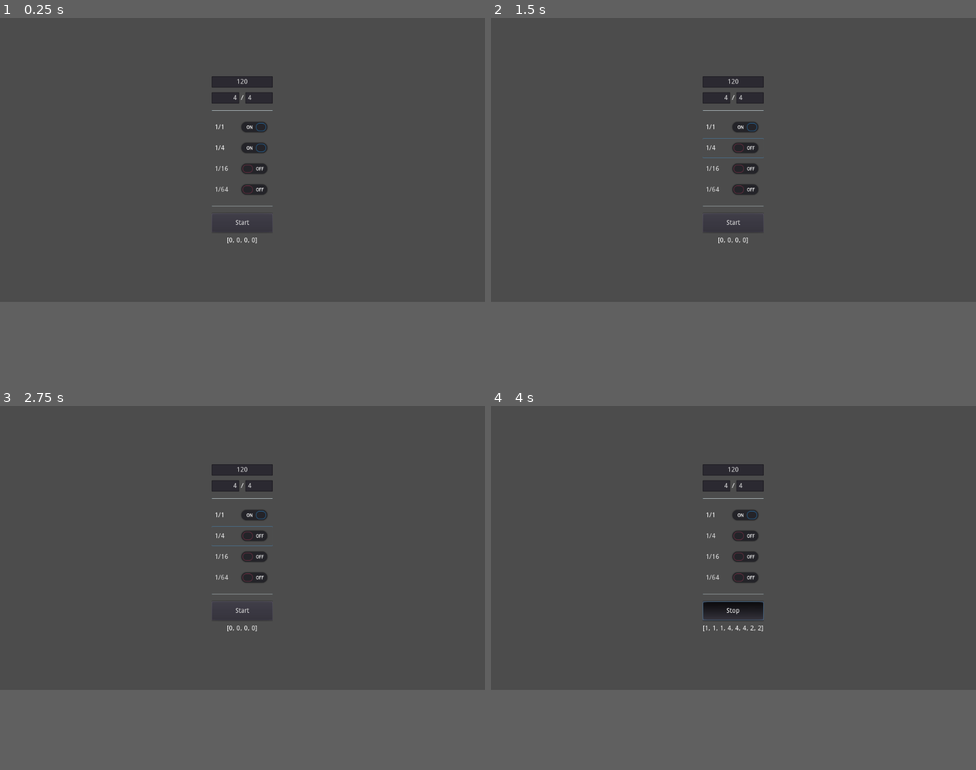
Above: before the commit, frames 1-4 (two rows, left to right).
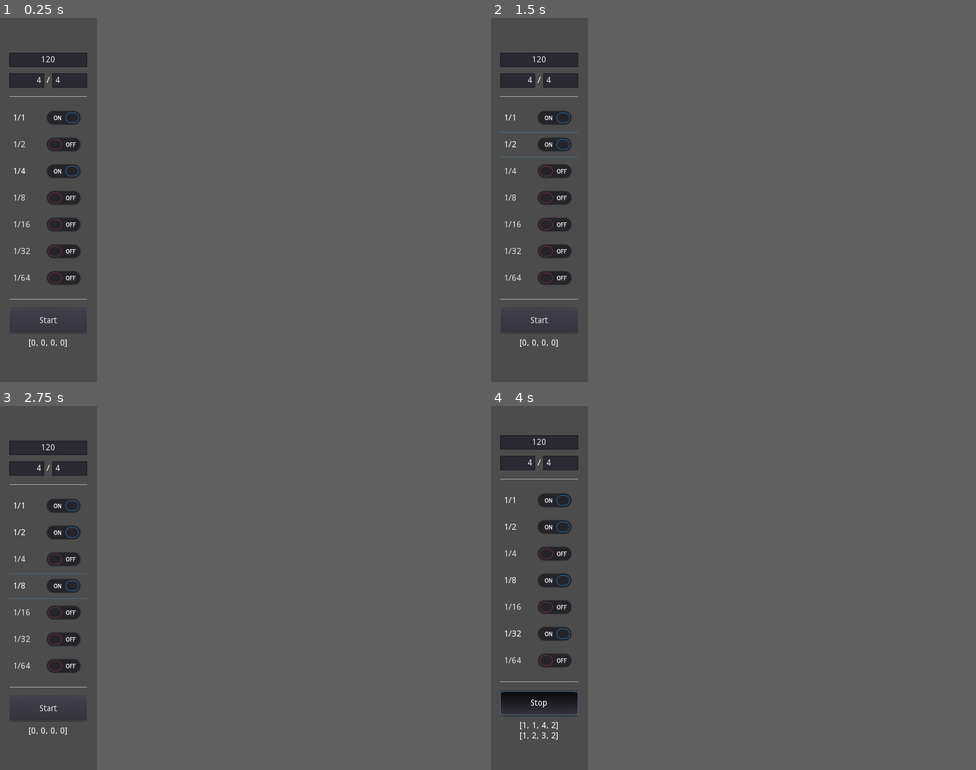
Above: after the commit, the same moments.

Repository: rezgi/Platform-Music
Game: Godot game, scene res://tempo/TimeData.tscn
Same seed, same stepped clock (60 frames per second), same inputs: the game is played once before the commit and once after it. The project has no main scene, so this scene is started directly.
Inputs (mouse positions are in pixels of both pictures, inside the frame that each line leads up to):
- Up to frame 1 (0.25 s): no input
- Up to frame 2 (1.5 s): click "1/4" at 0.5 s; click (733, 116) at 1.25 s, where only the run after the commit has a clickable "1/2"
- Up to frame 3 (2.75 s): click (242, 547) at 2 s, where only the run after the commit has a clickable "1/8"
- Up to frame 4 (4 s): click (733, 588) at 2.75 s, where only the run after the commit has a clickable "1/32"; click "Start" at 3.5 s
In our replay, the window is 800x468 before the commit and 160x600 after it. These sizes can differ from the game's own. Grey fills any space a smaller window leaves; there, only what the larger window draws over its background counts as a difference.

The runs differ from the first frame. In frame 1, 4.6% of the frame differs, in the area x 1-57%, y 9-91%; in frame 2, 4.7%; in frame 3, 4.7%; in frame 4, 6.3%, in the area x 1-57%, y 8-92%.

Commit message:
Secondary tempo working
- now with 1/2, 1/8, 1/32
- added metronome sound for them (UI & signals)
- tempo display now outputs primary & secondary array

Diff:
--- a/project.godot
+++ b/project.godot
@@ -25,6 +25,7 @@
 
 [display]
 
+window/size/width=160
 window/size/always_on_top=true
 
 [physics]
--- a/tempo/TimeData.gd
+++ b/tempo/TimeData.gd
@@ -5,28 +5,26 @@
 
 - Metronome tool
 - Custom BPM & time signature
-- Tempo subdivision up to 64 per measure
+- Tempo subdivision up to 128 per measure
 - Tempo format : [measure, quart, sixteenth, sixtyfourth] -> [1, 4, 4, 4]
 - Input fields : BPM / time signature / metronome clicks on subdivisions / tempo display
 - Methods : get & set tempo, tempo to time, time to tempo
 """
 
 # Tempo algorithm
-	# delta is too big, still figuring out
-	# count of signatures like 4/2 isn't working the right way, refactor tempo count
-	# better use of Metronome.time elements to trigger beats increment
-	# gone down to 128, test its use
-	# how to use 1/2, 1/8, 1/32, maybe will work with new data structure
+	# Make metronome adapt to FPS & BPM : if 1/128 < delta, test 1/64, if still smaller, use 1/16 counting
 	# have 2 tempo displays : [1, 1/4, 1/16, 1/64] & [1/2, 1/8, 1/32, 1/128]
+	# Make better counting code since lots of repetitions and conditions with regular parameters
 	# how to implement dotted time ? can add secondary tempo to primary : prim[1] + sec[1] : 1/4 + 1/8
 # Create a tempo <> time converter
 	# tempo to time needs to take into account signature, works only for 4/4 now
 # Cosmetic changes
 	# one field for time signature ?
+	# make field text all selected when click on it
 	# rename scene to 'Metronome' and give class_name & icon
 	# delete old tempo.tscn & its script
 # Code design
-	# Metronome dict is accessed globaly, pass it to funcs using it
+	# Metronome dict is accessed globaly, pass it to funcs using it maybe
 	# modulate script : signals / UI inputs / tempo. leave only main logic and exposed methods in here
 	# gather all buttons & text input signals and combine them into one signal, procedural
 	# a functional way to treat signals : central data that changes when a signal comes, loop to read from it
@@ -47,12 +45,16 @@
 
 var Metronome := {}
 var delta_accumulator := 0.0
+var thirty_two_counter := 1
 var possible_beats := [4, 2, 8, 16, 32, 64]
 var metronome_is_on := false
 
 var measure_sound_on := false
+var half_sound_on := false
 var quart_sound_on := false
+var eight_sound_on := false
 var sixteenth_sound_on := false
+var thirtysecond_sound_on := false
 var sixtyfourth_sound_on := false
 
 ##
@@ -69,7 +71,7 @@
 func _physics_process(_delta: float) -> void:
 	if metronome_is_on:
 		count_tempo()
-		label.text = str(tempo_to_array())
+		label.text = "%s\n%s" % [str(tempo_to_array("primary")), str(tempo_to_array("secondary"))]
 
 ##
 ## INPUT LOGIC
@@ -123,31 +125,27 @@
 	return d
 
 func count_tempo() -> void:
-
-	# setting the project FPS to 120 instead of 60 reduces delta, better precision
-	# add delay to delta_accumulator solves high BPM problem, max is 220 because of delta size
-	# when > 220BPM use 64th instead ? at 440 use 16th
 	# make better code to avoid repeating conditions and better flexibility
-	# still need to figure out 1/32, 1/8 and 1/2
-	# add buttons for missing clics
 
 	delta_accumulator += get_physics_process_delta_time()
 	var m = Metronome
 
 	if delta_accumulator >= m.time.hundredtwentyeight:
+
 		m.time.delay = delta_accumulator - m.time.hundredtwentyeight
-#		print("delay : ", m.time.delay)
 		delta_accumulator = 0.0 + m.time.delay
+
 		m.tempo.hundredtwentyeight += 1
-#		play_metronome(sixtyfourth_sound_on, 14, -14)
+		thirty_two_counter += 1
 
 		if m.tempo.hundredtwentyeight > 2:
 			m.tempo.sixtyfourth += 1
 			m.tempo.hundredtwentyeight = 1
 			play_metronome(sixtyfourth_sound_on, 12, -12)
-		if m.tempo.sixtyfourth > 2:
+		if thirty_two_counter > 4:
 			m.tempo.thirtysecond += 1
-#			play_metronome(sixtyfourth_sound_on, 10, -10)
+			thirty_two_counter = 1
+			play_metronome(thirtysecond_sound_on, 10, -10)
 		if m.tempo.sixtyfourth > 4:
 			m.tempo.sixteenth += 1
 			m.tempo.sixtyfourth = 1
@@ -155,7 +153,7 @@
 		if m.tempo.thirtysecond > 4:
 			m.tempo.eight += 1
 			m.tempo.thirtysecond = 1
-#			play_metronome(sixteenth_sound_on, 6, -6)
+			play_metronome(eight_sound_on, 6, -6)
 		if m.tempo.sixteenth > 4:
 			m.tempo.quart += 1
 			m.tempo.sixteenth = 1
@@ -163,7 +161,7 @@
 		if m.tempo.eight > 4:
 			m.tempo.half += 1
 			m.tempo.eight = 1
-#			play_metronome(quart_sound_on, 2, -2)
+			play_metronome(half_sound_on, 2, -2)
 		if m.tempo.quart > m.time.beats_per_measure:
 			m.tempo.full += 1
 			m.tempo.quart = 1
@@ -226,9 +224,23 @@
 		clic.volume_db = volume
 		clic.play()
 
-func tempo_to_array() -> Array:
-	# separate array types : primary & secondary
-	return Metronome.tempo.values()
+func tempo_to_array(type: String) -> Array:
+	var array := []
+	if type == "primary":
+		array = [
+			Metronome.tempo.values()[0],
+			Metronome.tempo.values()[2],
+			Metronome.tempo.values()[4],
+			Metronome.tempo.values()[6]
+		]
+	elif type == "secondary":
+		array = [
+			Metronome.tempo.values()[1],
+			Metronome.tempo.values()[3],
+			Metronome.tempo.values()[5],
+			Metronome.tempo.values()[7]
+		]
+	return array
 
 func tempo_to_time(tempo_array: Array) -> float:
 	# take signature into account
@@ -269,11 +281,20 @@
 func _on_check_measure_toggled(button_pressed: bool) -> void:
 	measure_sound_on = button_pressed
 
+func _on_check_half_toggled(button_pressed: bool) -> void:
+	half_sound_on = button_pressed
+
 func _on_check_quart_toggled(button_pressed: bool) -> void:
 	quart_sound_on = button_pressed
 
+func _on_check_eight_toggled(button_pressed: bool) -> void:
+	eight_sound_on = button_pressed
+
 func _on_check_sixteenth_toggled(button_pressed: bool) -> void:
 	sixteenth_sound_on = button_pressed
 
+func _on_check_thirtytwo_toggled(button_pressed: bool) -> void:
+	thirtysecond_sound_on = button_pressed
+
 func _on_check_sixtyfourth_toggled(button_pressed: bool) -> void:
 	sixtyfourth_sound_on = button_pressed
--- a/tempo/TimeData.tscn
+++ b/tempo/TimeData.tscn
@@ -14,10 +14,10 @@
 }
 
 [node name="VBoxContainer" type="VBoxContainer" parent="CenterContainer"]
-margin_left = 447.0
-margin_top = 123.0
-margin_right = 576.0
-margin_bottom = 477.0
+margin_left = 15.0
+margin_top = 57.0
+margin_right = 144.0
+margin_bottom = 543.0
 rect_min_size = Vector2( 110, 0 )
 rect_clip_content = true
 custom_constants/separation = 10
@@ -66,7 +66,7 @@
 [node name="VBoxContainer" type="VBoxContainer" parent="CenterContainer/VBoxContainer"]
 margin_top = 88.0
 margin_right = 129.0
-margin_bottom = 260.0
+margin_bottom = 392.0
 
 [node name="check_measure" type="CheckButton" parent="CenterContainer/VBoxContainer/VBoxContainer"]
 margin_right = 129.0
@@ -77,47 +77,65 @@
 "_edit_use_anchors_": false
 }
 
-[node name="check_quart" type="CheckButton" parent="CenterContainer/VBoxContainer/VBoxContainer"]
+[node name="check_half" type="CheckButton" parent="CenterContainer/VBoxContainer/VBoxContainer"]
 margin_top = 44.0
 margin_right = 129.0
 margin_bottom = 84.0
+text = "1/2"
+
+[node name="check_quart" type="CheckButton" parent="CenterContainer/VBoxContainer/VBoxContainer"]
+margin_top = 88.0
+margin_right = 129.0
+margin_bottom = 128.0
 pressed = true
 text = "1/4"
 __meta__ = {
 "_edit_use_anchors_": false
 }
 
+[node name="check_eight" type="CheckButton" parent="CenterContainer/VBoxContainer/VBoxContainer"]
+margin_top = 132.0
+margin_right = 129.0
+margin_bottom = 172.0
+text = "1/8"
+
 [node name="check_sixteenth" type="CheckButton" parent="CenterContainer/VBoxContainer/VBoxContainer"]
-margin_top = 88.0
+margin_top = 176.0
 margin_right = 129.0
-margin_bottom = 128.0
+margin_bottom = 216.0
 text = "1/16"
 __meta__ = {
 "_edit_use_anchors_": false
 }
 
+[node name="check_thirtytwo" type="CheckButton" parent="CenterContainer/VBoxContainer/VBoxContainer"]
+margin_top = 220.0
+margin_right = 129.0
+margin_bottom = 260.0
+text = "1/32"
+
 [node name="check_sixtyfourth" type="CheckButton" parent="CenterContainer/VBoxContainer/VBoxContainer"]
-margin_top = 132.0
+margin_top = 264.0
 margin_right = 129.0
-margin_bottom = 172.0
+margin_bottom = 304.0
 text = "1/64"
 __meta__ = {
 "_edit_use_anchors_": false
 }
 
 [node name="HSeparator" type="HSeparator" parent="CenterContainer/VBoxContainer"]
-margin_top = 270.0
+margin_top = 402.0
 margin_right = 129.0
-margin_bottom = 280.0
+margin_bottom = 412.0
 rect_min_size = Vector2( 0, 10 )
 __meta__ = {
 "_edit_use_anchors_": false
 }
 
 [node name="StartButton" type="Button" parent="CenterContainer/VBoxContainer"]
-margin_top = 290.0
+margin_top = 422.0
 margin_right = 129.0
-margin_bottom = 330.0
+margin_bottom = 462.0
 rect_min_size = Vector2( 100, 40 )
 toggle_mode = true
 text = "Start"
@@ -126,9 +144,9 @@
 }
 
 [node name="TempoDisplay" type="Label" parent="CenterContainer/VBoxContainer"]
-margin_top = 340.0
+margin_top = 472.0
 margin_right = 129.0
-margin_bottom = 354.0
+margin_bottom = 486.0
 text = "[0, 0, 0, 0]"
 align = 1
 autowrap = true
@@ -138,7 +156,10 @@
 volume_db = -10.0
 pitch_scale = 5.0
 [connection signal="toggled" from="CenterContainer/VBoxContainer/VBoxContainer/check_measure" to="." method="_on_check_measure_toggled"]
+[connection signal="toggled" from="CenterContainer/VBoxContainer/VBoxContainer/check_half" to="." method="_on_check_half_toggled"]
 [connection signal="toggled" from="CenterContainer/VBoxContainer/VBoxContainer/check_quart" to="." method="_on_check_quart_toggled"]
+[connection signal="toggled" from="CenterContainer/VBoxContainer/VBoxContainer/check_eight" to="." method="_on_check_eight_toggled"]
 [connection signal="toggled" from="CenterContainer/VBoxContainer/VBoxContainer/check_sixteenth" to="." method="_on_check_sixteenth_toggled"]
+[connection signal="toggled" from="CenterContainer/VBoxContainer/VBoxContainer/check_thirtytwo" to="." method="_on_check_thirtytwo_toggled"]
 [connection signal="toggled" from="CenterContainer/VBoxContainer/VBoxContainer/check_sixtyfourth" to="." method="_on_check_sixtyfourth_toggled"]
 [connection signal="toggled" from="CenterContainer/VBoxContainer/StartButton" to="." method="_on_Button_toggled"]
Not shown, changed: TODO.md
